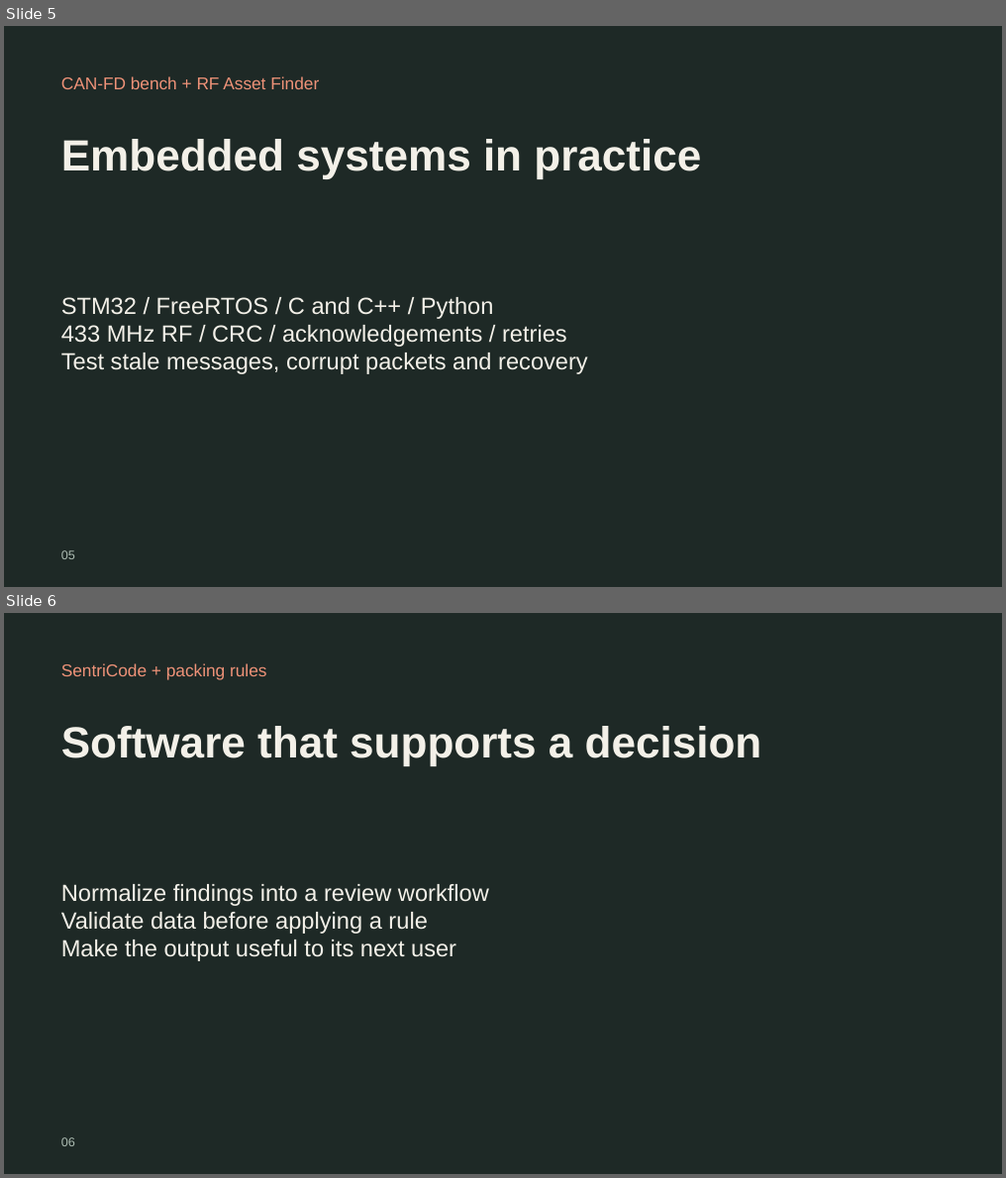
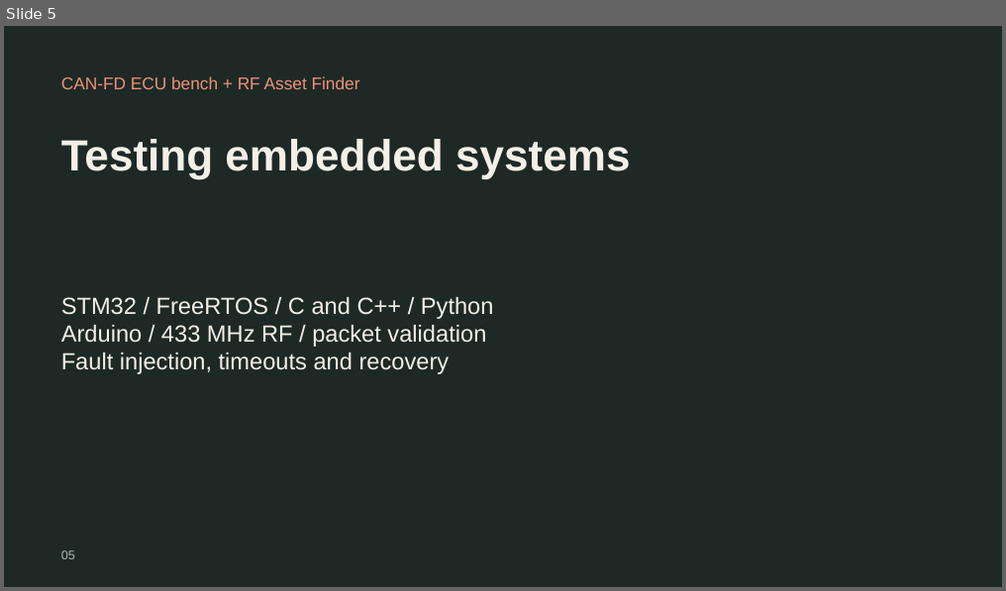
Before and after one commit to mjumair7/UmairJibran-ePortfolio, a slide deck: assets/About-Me.pptx. Shown one above the other, each under a label of ours: slides 5 and 6 before the commit, slide 5 after it. The pictures are 1006x1178 and 1006x591 pixels, drawn with LibreOffice and Linux fonts; fonts in the diff are those of the drawing. Boxes give left, top, right and bottom in pixels: in the first picture for what was removed or moved away, otherwise in the second. Text is boxed around its words. In the diff, an @@ line names an element or a change of style, - is before the commit and + after.

```diff
--- a/assets/About-Me.pptx
+++ b/assets/About-Me.pptx
@@ slide 6 removed at bbox=[4, 613, 1002, 1174], background #1E2926 @@
@@ text removed at bbox=[61, 663, 266, 680] @@
-SentriCode + packing rules
@@ text removed at bbox=[61, 726, 762, 765] @@
-Software that supports a decision
@@ text removed at bbox=[61, 884, 489, 961] @@
-Normalize findings into a review workflow
-Validate data before applying a rule
-Make the output useful to its next user
@@ text removed at bbox=[61, 1138, 75, 1147] @@
-06
@@ slide 5 changed as well @@
@@ text at bbox=[61, 76, 360, 89]: text changed @@
-CAN-FD bench + RF Asset Finder
+CAN-FD ECU bench + RF Asset Finder
@@ text at bbox=[61, 139, 631, 178]: text changed @@
-Embedded systems in practice
+Testing embedded systems
@@ text at bbox=[61, 325, 486, 374]: text changed @@
-433 MHz RF / CRC / acknowledgements / retries
-Test stale messages, corrupt packets and recovery
+Arduino / 433 MHz RF / packet validation
+Fault injection, timeouts and recovery
```
Also in this commit, not shown: 4 other slides changed, 2 slides added, 1 other slide removed, 6 other files.
